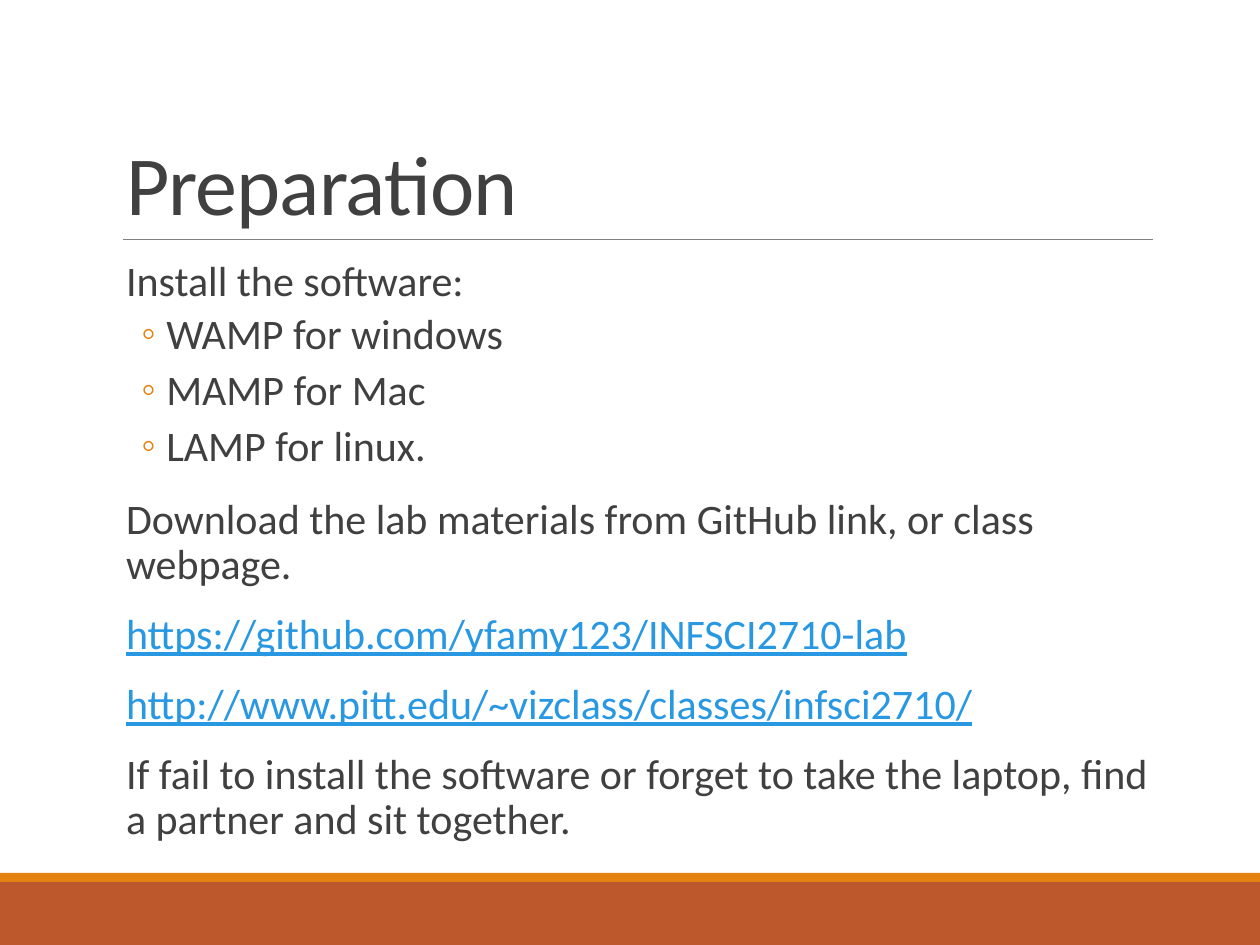
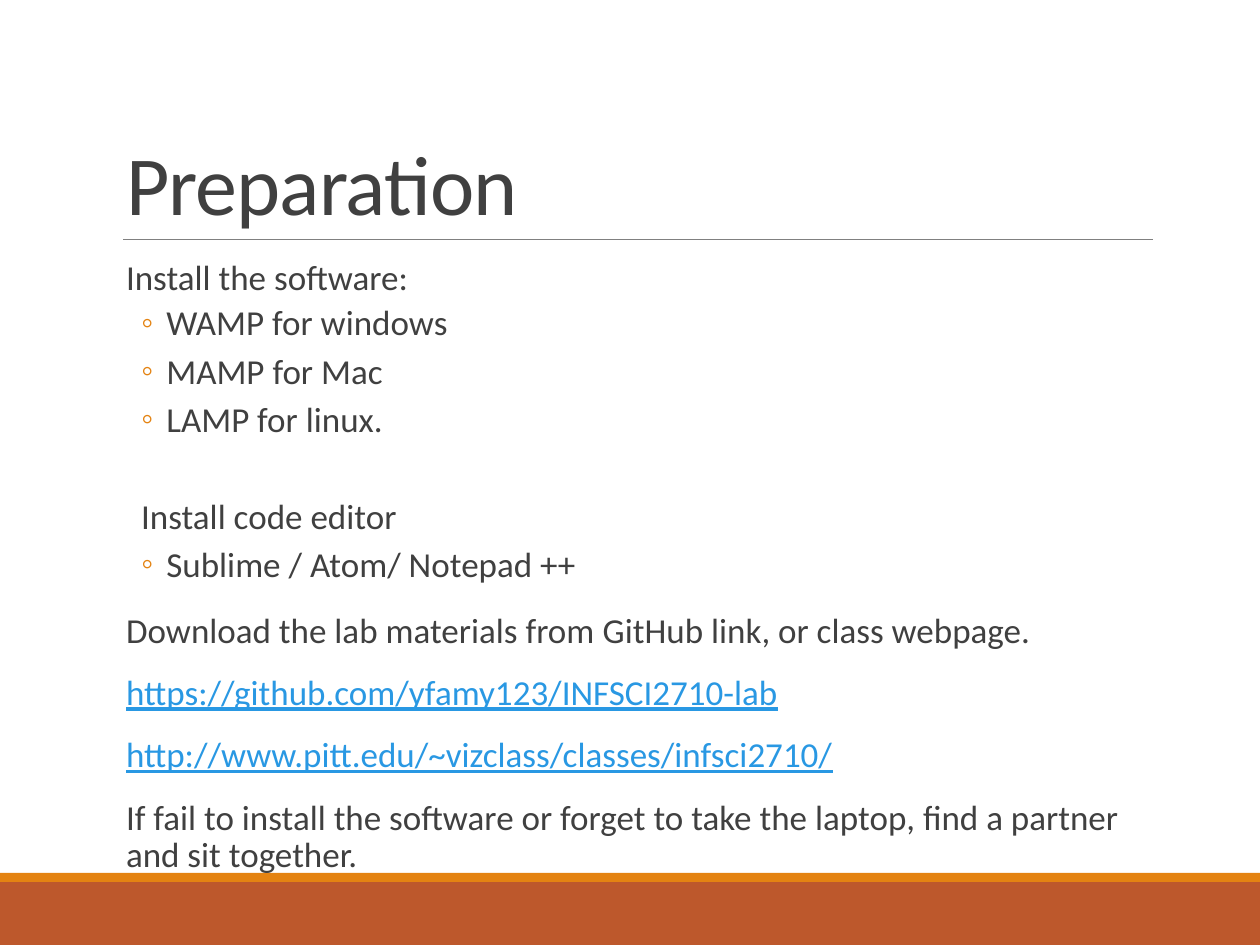
Before and after one commit to nikunjgoel95/INFSCI2710-lab, a slide deck: slide 3 of Lab slides.pptx. Drawn at 1260x945 pixels with LibreOffice and Linux fonts; fonts in the diff are those of the drawing. Boxes give left, top, right and bottom in pixels: in the first picture for what was removed or moved away, otherwise in the second. Text is boxed around its words. In the diff, an @@ line names an element or a change of style, - is before the commit and + after.

```diff
--- a/Lab slides.pptx
+++ b/Lab slides.pptx
@@ text at <box>126,265,1118,876</box>: size 24 to 20 pt in "Install the software:", "WAMP for windows", "MAMP for Mac", "LAMP for linux." and 4 more places @@
@@ text at <box>141,504,533,583</box>: paragraphs added @@
+  Install code editor
+  ◦ Sublime / Atom/ Notepad ++
```
Also in this commit, not shown: 4 other slides changed, 2 slides added.
